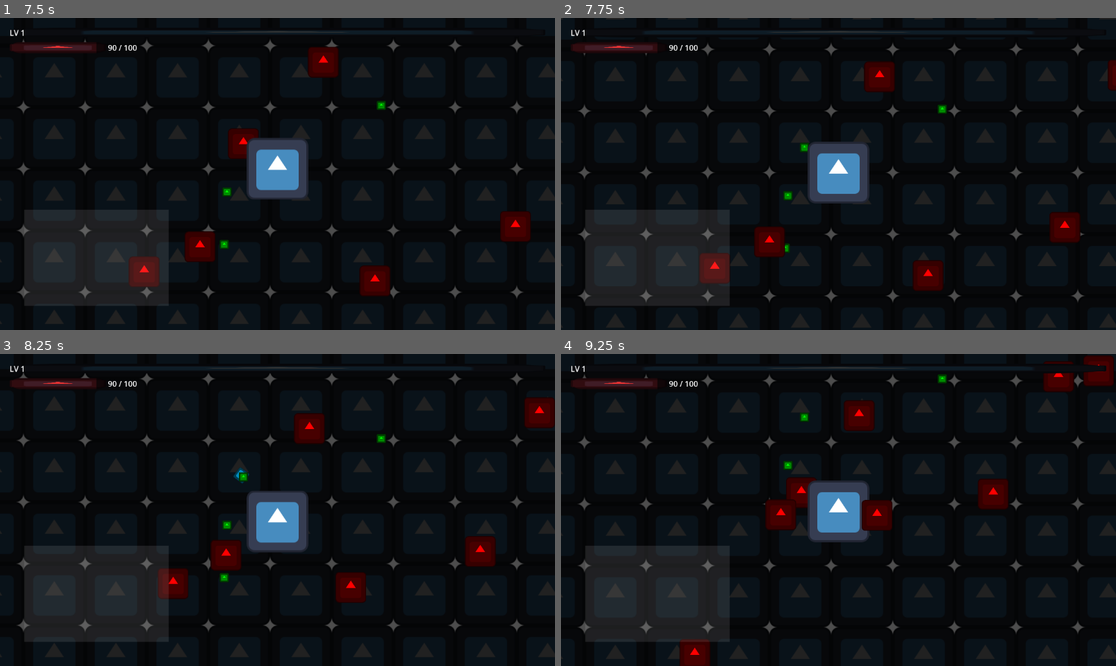
Above: before the commit, frames 1-4 (two rows, left to right).
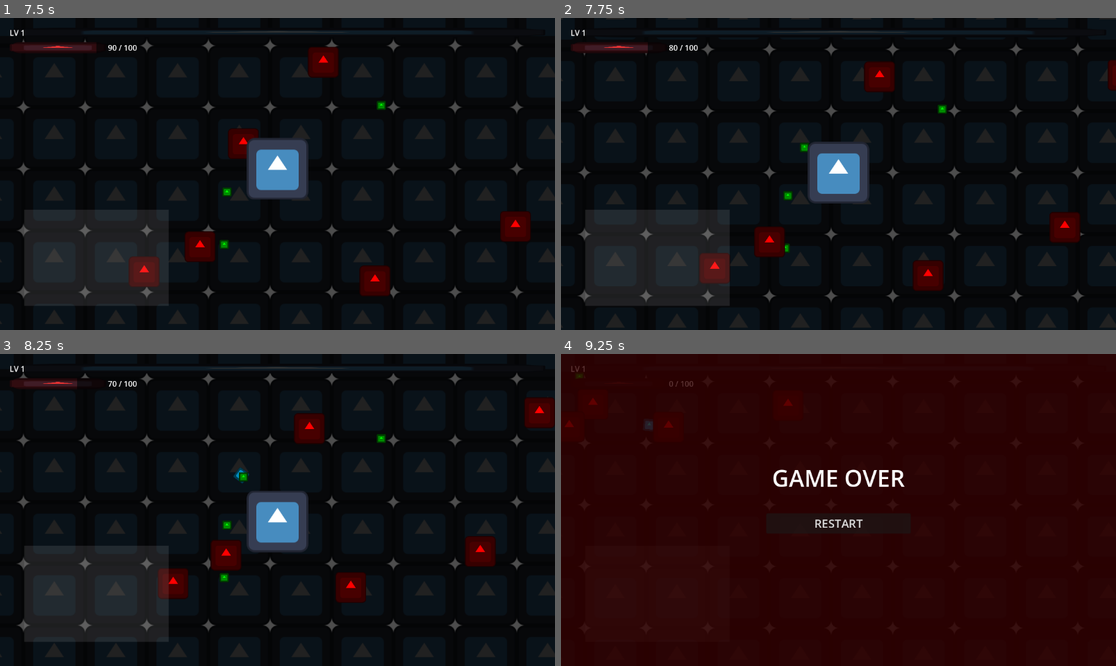
Above: after the commit, the same moments.

Repository: palkeeno/zircon-survivers
Game: Godot game, scene res://scenes/game/Main.tscn
Two runs of this game, one before a commit and one after it. Both use one fixed random seed, a clock stepped at 60 frames per second and the inputs below. The engine's default icon, where the game draws it, is replaced by a stand-in: a white triangle on a blue panel in a dark square.
Inputs (mouse positions are in pixels of both pictures, inside the frame that each line leads up to):
- Up to frame 1 (7.5 s): tap Enter at 0.5 s; move the mouse to (399, 158) at 0.52 s; hold Right (ui_right) 0.53-1.25 s; hold Shift 0.53-1.25 s; click (399, 158) at 0.67 s; drag from (166, 189) to (294, 174) at 1.27 s; move the mouse to (333, 105) at 2.02 s; hold Right (ui_right) 2.03-2.75 s; tap Ctrl at 2.1, 6.6 s; drag from (249, 236) to (294, 174) at 2.77 s; move the mouse to (444, 220) at 3.52 s; hold Left (ui_left) 3.53-4.25 s; tap Alt at 3.6 s; drag from (111, 127) to (260, 174) at 4.27 s; move the mouse to (305, 174) at 5.02 s; hold Down (ui_down) 5.03-5.75 s; hold Shift 5.03-5.75 s; click (305, 174) at 5.17 s; drag from (194, 96) to (277, 192) at 5.77 s; move the mouse to (399, 158) at 6.52 s; hold Up (ui_up) 6.53-7.25 s; drag from (166, 189) to (249, 236) at 7.27 s
- Up to frame 2 (7.75 s): no input
- Up to frame 3 (8.25 s): move the mouse to (333, 441) at 8.02 s; hold Down (ui_down) from 8.03 s (still down); tap Alt at 8.1 s
- Up to frame 4 (9.25 s): release Down (ui_down) at 8.75 s; drag from (810, 572) to (805, 435) at 8.77 s

Frame 1 is identical in both runs. In frame 2, less than 0.1% of the frame differs, in the area x 15-21%, y 8-11%; in frame 3, 0.1%; in frame 4, 97%, in the area x 0-100%, y 0-100%.

Commit message:
feat: Add Player entity with core mechanics including movement, health, experience, leveling, and collision handling.

Diff:
--- a/scripts/entities/Player.gd
+++ b/scripts/entities/Player.gd
@@ -44,7 +44,7 @@
 
 	var hurt_shape = CollisionShape2D.new()
 	hurt_shape.shape = CircleShape2D.new()
-	hurt_shape.shape.radius = 35.0
+	hurt_shape.shape.radius = 61.0
 	hurtbox.add_child(hurt_shape)
 
 	hurtbox.body_entered.connect(_on_hurtbox_body_entered)
